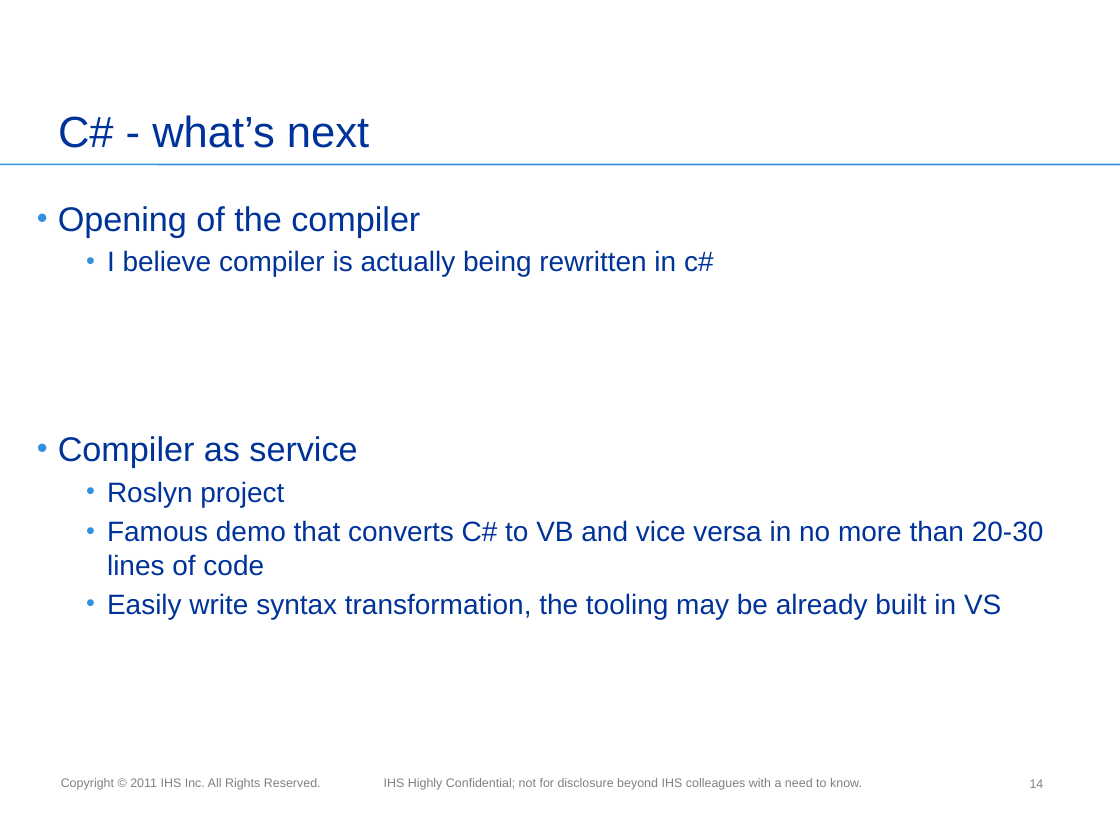
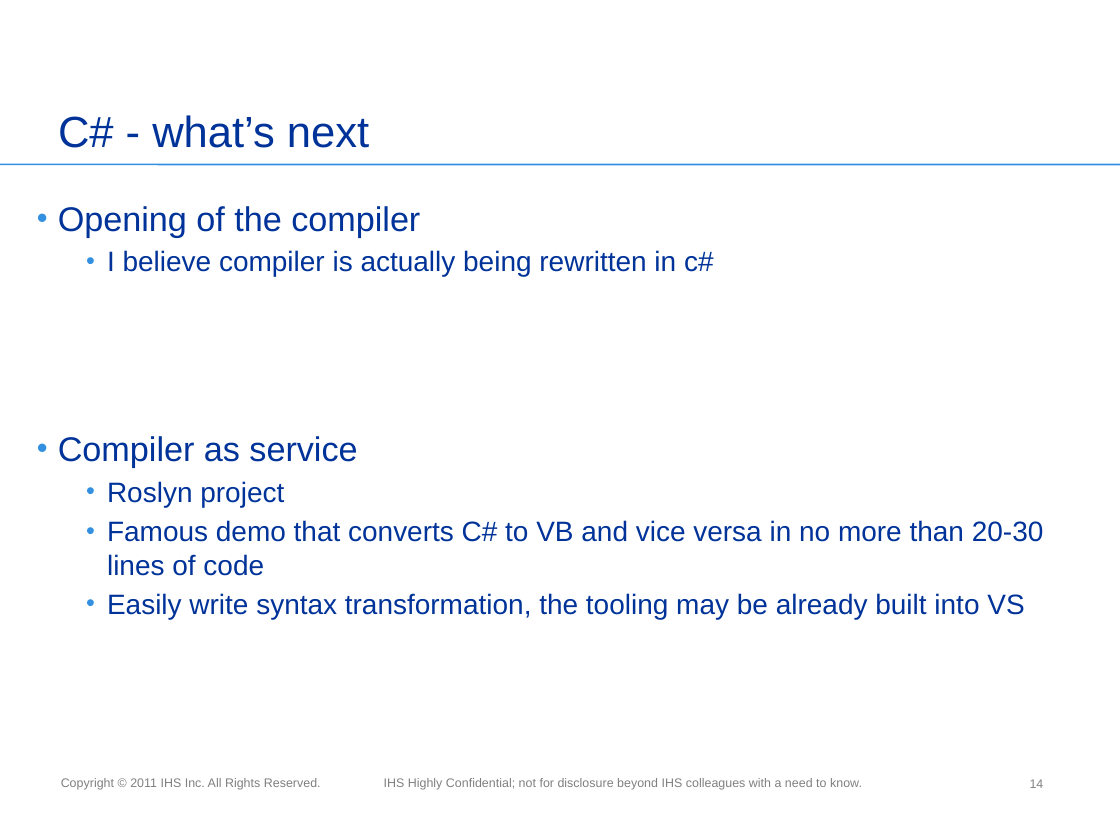
Before and after one commit to miensol/conference2012, a slide deck: slide 14 of C# 5.pptx. Drawn at 1120x840 pixels with LibreOffice and Linux fonts; fonts in the diff are those of the drawing; background and template pictures are left out. Boxes give left, top, right and bottom in pixels: in the first picture for what was removed or moved away, otherwise in the second. Text is boxed around its words. In the diff, an @@ line names an element or a change of style, - is before the commit and + after.

```diff
--- a/C# 5.pptx
+++ b/C# 5.pptx
@@ text at (107,593,1024,619): text changed @@
-  • Easily write syntax transformation, the tooling may be already built in VS
+  • Easily write syntax transformation, the tooling may be already built into VS
```
Also in this commit, not shown: 2 other files.
